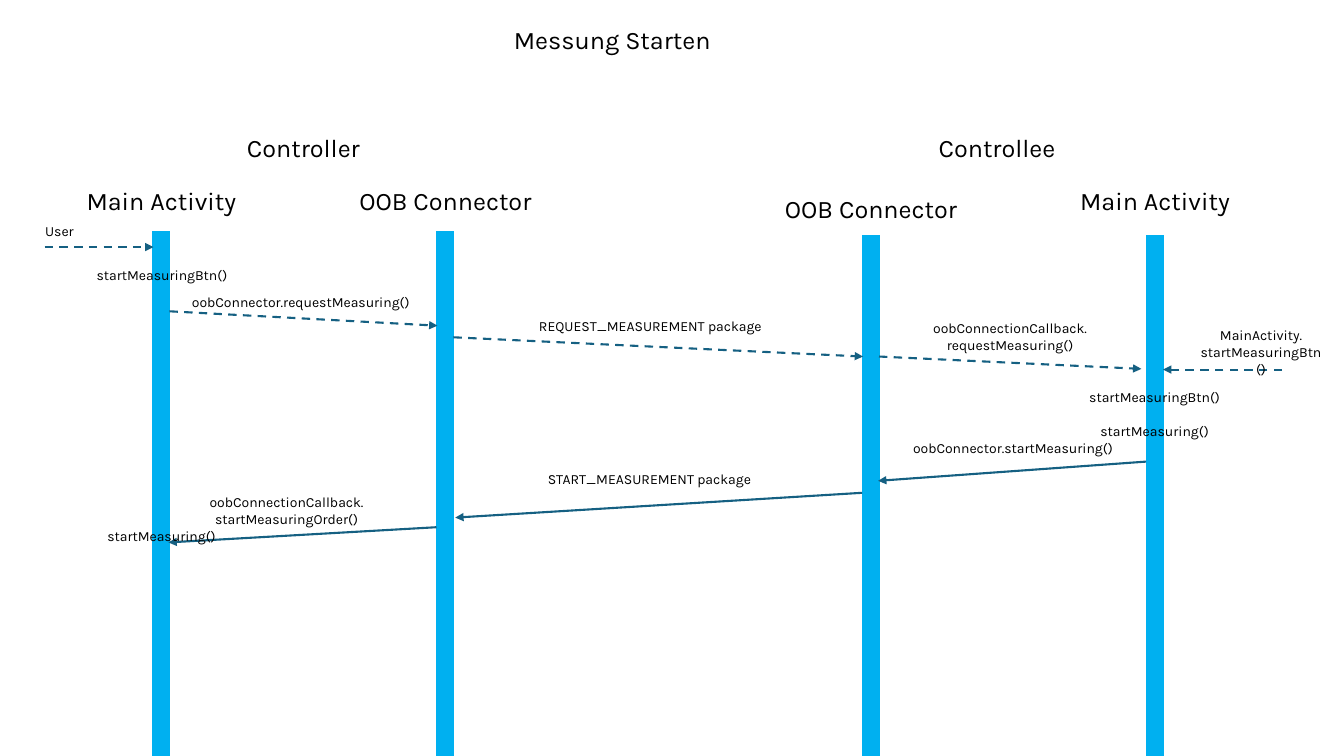
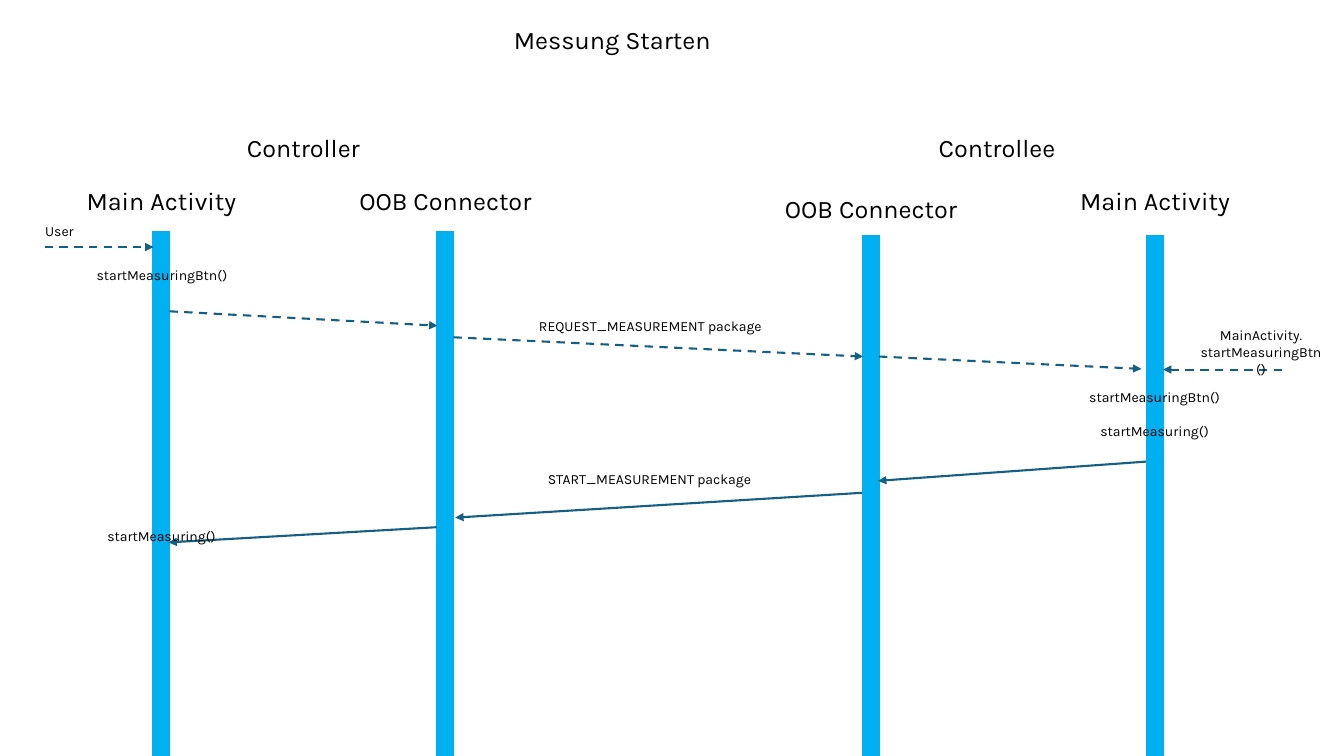
Before and after one commit to C-L-B-11/UWB_Test, a slide deck: slide 1 of Docs.pptx. Drawn at 1344x756 pixels with LibreOffice and Linux fonts; fonts in the diff are those of the drawing. Boxes give left, top, right and bottom in pixels: in the first picture for what was removed or moved away, otherwise in the second. Text is boxed around its words. In the diff, an @@ line names an element or a change of style, - is before the commit and + after.

```diff
--- a/Docs.pptx
+++ b/Docs.pptx
@@ text removed at [192,297,410,311] @@
-oobConnector.requestMeasuring()
@@ text removed at [933,323,1087,354] @@
-oobConnectionCallback. requestMeasuring()
@@ text removed at [913,443,1113,457] @@
-oobConnector.startMeasuring()
@@ text removed at [210,497,364,528] @@
-oobConnectionCallback. startMeasuringOrder()
```
Also in this commit, not shown: 2 other slides changed, 1 other file.
